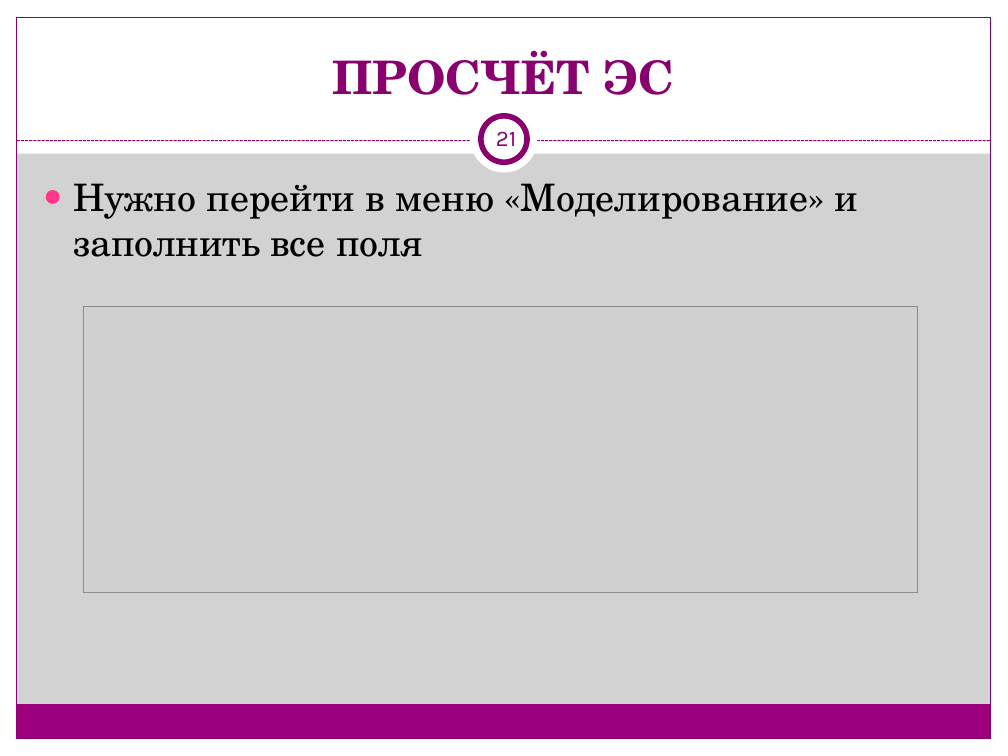
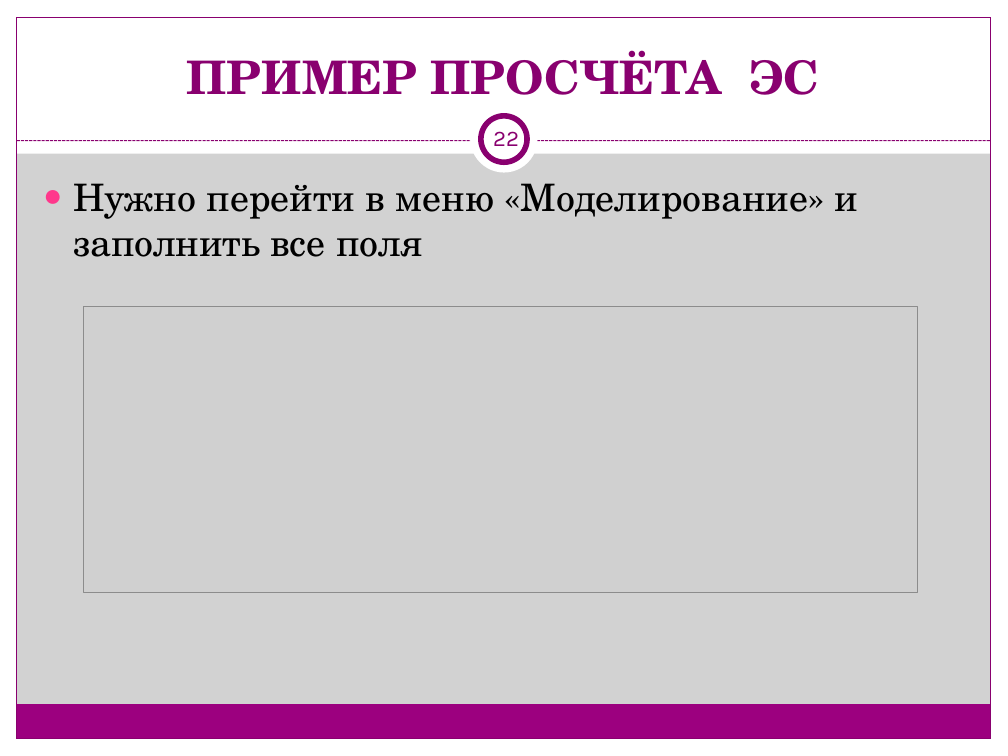
Before and after one commit to tyomka896/flm_react, a slide deck: slide 22 of presentation2206.ppt (slide 21 before the commit). Drawn at 1008x756 pixels with LibreOffice and Linux fonts; fonts in the diff are those of the drawing; grey boxes stand for pictures. Boxes give left, top, right and bottom in pixels: in the first picture for what was removed or moved away, otherwise in the second. Text is boxed around its words. In the diff, an @@ line names an element or a change of style, - is before the commit and + after.

```diff
--- a/presentation2206.ppt
+++ b/presentation2206.ppt
@@ title at bbox=[187, 50, 820, 95]: text changed @@
-ПРОСЧЁТ ЭС
+ПРИМЕР ПРОСЧЁТА ЭС
@@ page number at bbox=[493, 131, 519, 146]: text changed @@
-21
+22
```
Also in this commit, not shown: 9 other slides changed.
